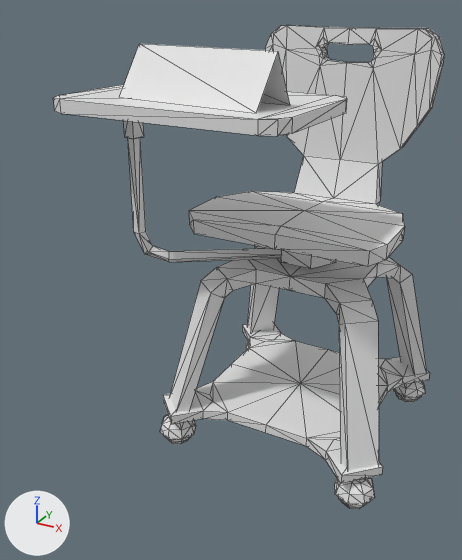
Before and after pictures for a commit that changed the COLLADA model assets/desk3.dae.
The view is the same before and after, from a 50 mm camera at (2.13, -5.36, 4.48) aimed at (-0.66, -0.29, 1.94). The lights are fixed; the arrows at lower left show +X, +Y and +Z. Mesh edges are drawn as thin lines. Where no turn or scale is listed for an object, it has been applied to the vertices.
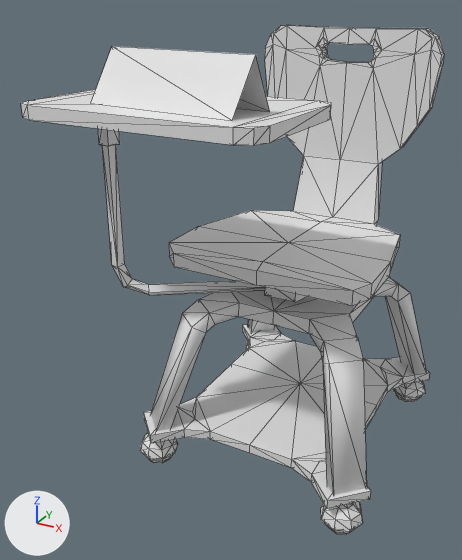
The newer file is also rescaled (x1.084), turned or shifted as a whole; pictures and numbers use the older file's frame.

Location of each change, (x1, y1, x2, y2) in pixels of the pictures (462 x 560 px; the box of a moved part takes in the faces that stretch with it):
'Sphere.005', reshaped, shading changed (8% wider)
    before: (53, 25, 444, 509)
    after: (21, 25, 444, 535)
part 1 of me_sphere_006, moved or reshaped
    before: (160, 415, 196, 444)
    after: (140, 433, 178, 463)
part 2 of me_sphere_006, moved or reshaped
    before: (335, 478, 375, 509)
    after: (321, 502, 363, 535)
part 3 of me_sphere_006, moved or reshaped
    before: (53, 85, 347, 136)
    after: (21, 90, 331, 146)
part 4 of me_sphere_006, moved or reshaped
    before: (120, 44, 290, 113)
    after: (91, 46, 270, 121)
part 5 of me_sphere_006, moved or reshaped
    before: (134, 197, 404, 325)
    after: (112, 227, 391, 364)
part 6 of me_sphere_006, moved or reshaped
    before: (163, 281, 383, 484)
    after: (144, 313, 377, 509)
part 7 of me_sphere_006, moved or reshaped
    before: (124, 120, 146, 234)
    after: (98, 129, 124, 267)
part 8 of me_sphere_006, moved or reshaped
    before: (218, 156, 427, 374)
    after: (199, 156, 426, 374)
part 9 of me_sphere_006, shading changed
    both: (232, 25, 444, 406)

Patch to the scene script:
```diff
--- a/assets/desk3.dae.py
+++ b/assets/desk3.dae.py
@@ me_sphere_006 @@
 # used by ob_sphere_005; location = (0.0, 0.0, 0.0)
-me_sphere_006.from_pydata(...)  # 653 vertices, 1266 faces; spans x -1.87..1.07, y -1.36..1.62, z 0.02..4.22
+me_sphere_006.from_pydata(...)  # 653 vertices, 1266 faces; spans x -1.87..1.07, y -1.72..1.62, z 0.02..4.22
+# me_sphere_006 part 1: the loose piece of 66 vertices spanning x -1.35..-0.95, y -0.8..-0.4, z 0.02..0.44 is moved by (0.0, -0.36, 0.0)
+# me_sphere_006 part 2: the loose piece of 66 vertices spanning x 0.65..1.05, y -0.8..-0.4, z 0.02..0.44 is moved by (0.0, -0.36, 0.0)
+# me_sphere_006 part 3: the loose piece of 24 vertices spanning x -1.87..0.35, y -1.36..0.08, z 3.61..3.72 is moved by (0.0, -0.36, 0.0)
+# me_sphere_006 part 4: the loose piece of 6 vertices spanning x -1.35..0.08, y -1.15..-0.51, z 3.72..4.13 is moved by (0.0, -0.36, 0.0)
+# me_sphere_006 part 5: all 76 vertices in x -1.56..0.84, y -0.64..0.27, z 1.72..2.59 are moved by (0.0, -0.36, -0.22)
+# me_sphere_006 part 6: 42 of the vertices in x -1.37..1.07, y -0.82..-0.04, z 0.42..0.51 are moved by (0.0, -0.36, 0.0)
+# me_sphere_006 part 7: 12 of the vertices in x -1.58..-1.44, y -0.66..-0.51, z 3.31..3.63 are moved by (0.0, -0.36, 0.0)
+# me_sphere_006 part 8: all 73 vertices in x -1.07..0.8, y 0.4..1.25, z 1.72..2.54 are moved by (0.0, 0.0, -0.22)
+# me_sphere_006 part 9: edges marked sharp go from 1039 to 1014
```
